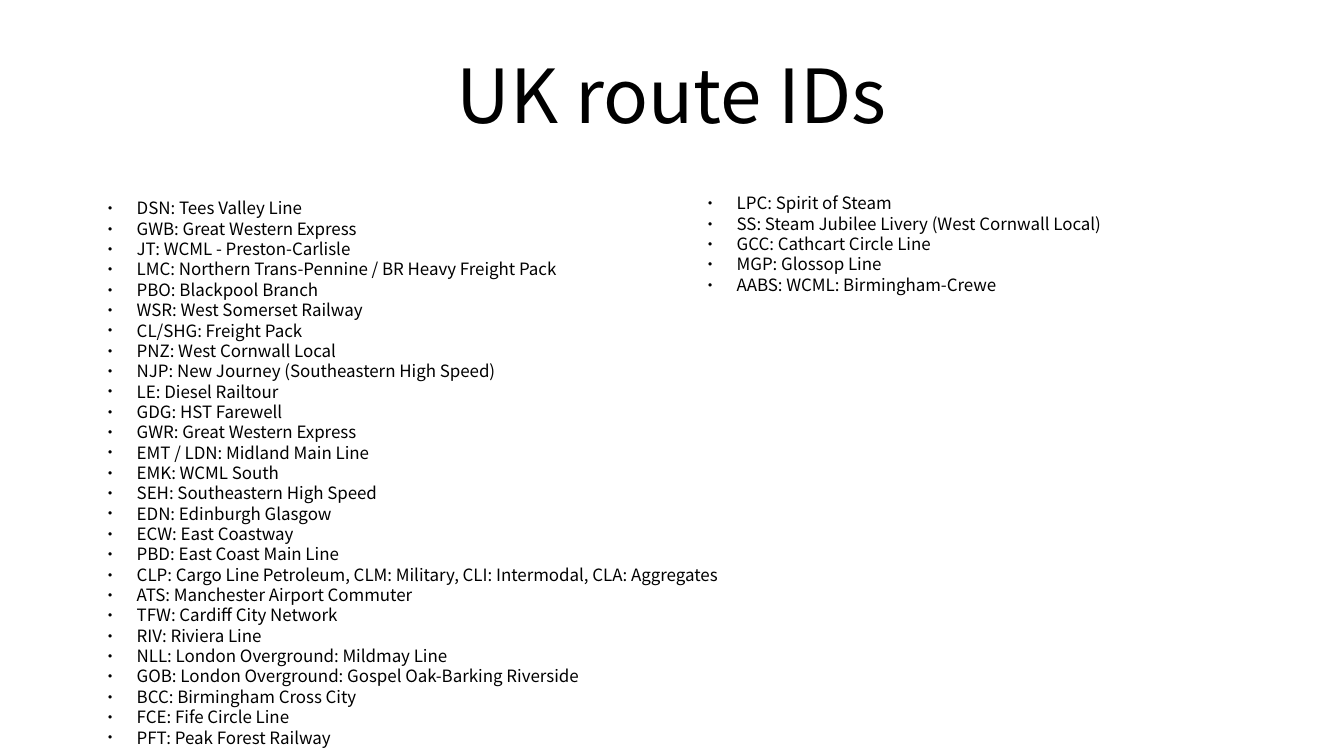
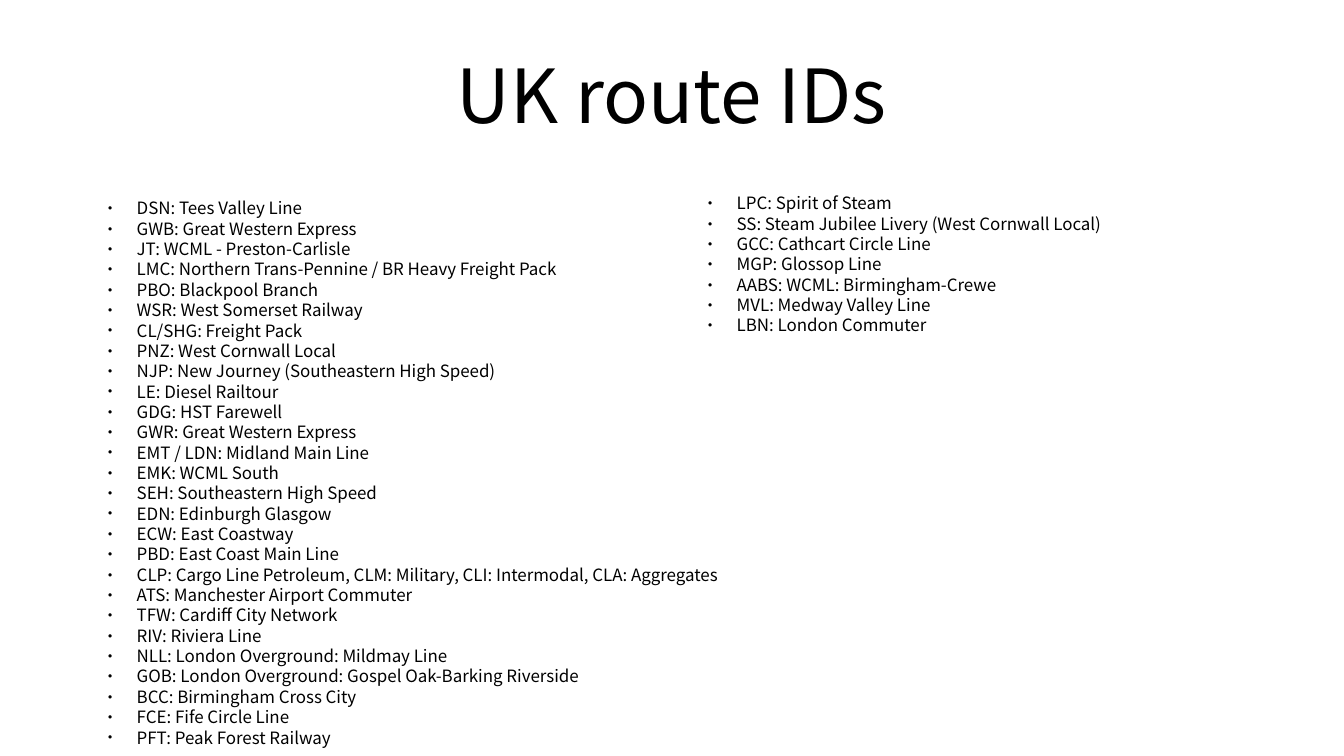
Before and after one commit to FreddyYJ/TSW-RailDriver-Remap, a slide deck: slide 7 of Index.odp. Drawn at 1344x756 pixels with LibreOffice and Linux fonts; fonts in the diff are those of the drawing. Boxes give left, top, right and bottom in pixels: in the first picture for what was removed or moved away, otherwise in the second. Text is boxed around its words. In the diff, an @@ line names an element or a change of style, - is before the commit and + after.

```diff
--- a/Index.odp
+++ b/Index.odp
@@ text at box(737, 294, 930, 332): paragraphs added @@
+● MVL: Medway Valley Line
+● LBN: London Commuter
```
Also in this commit, not shown: 22 other files.
